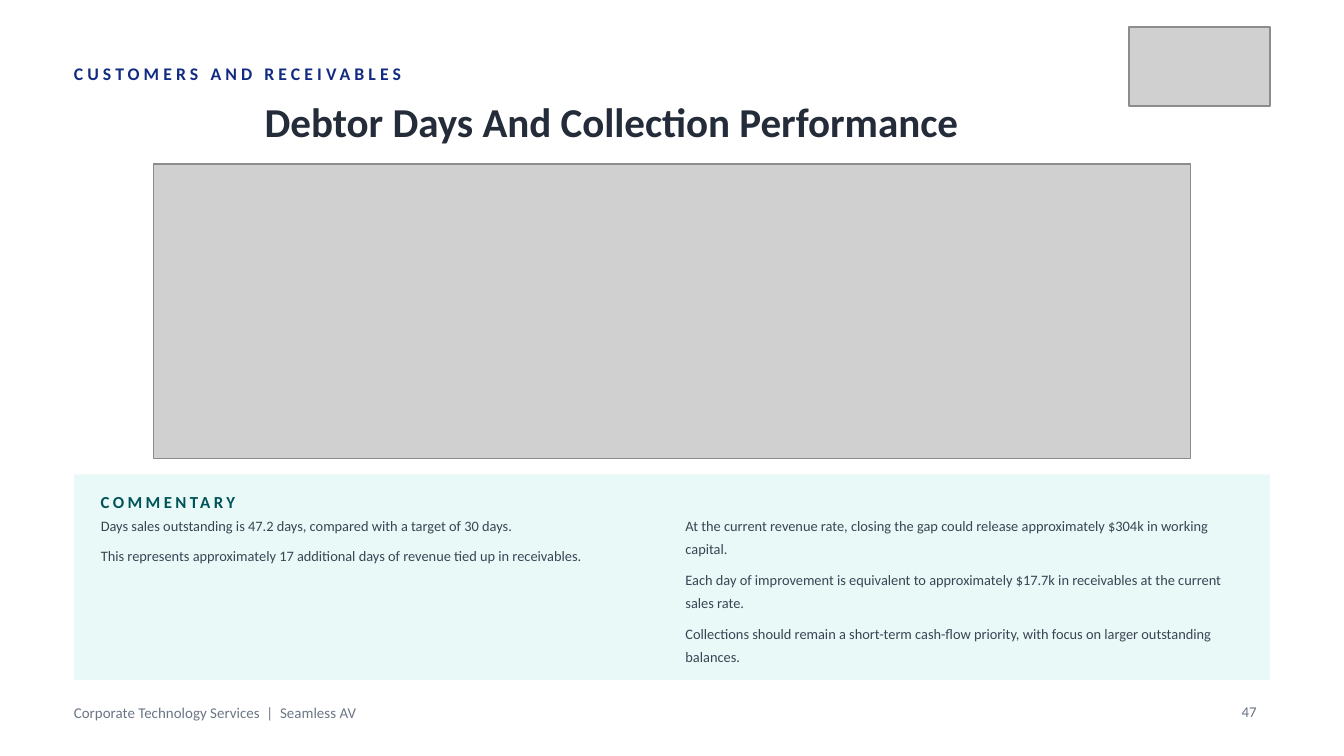
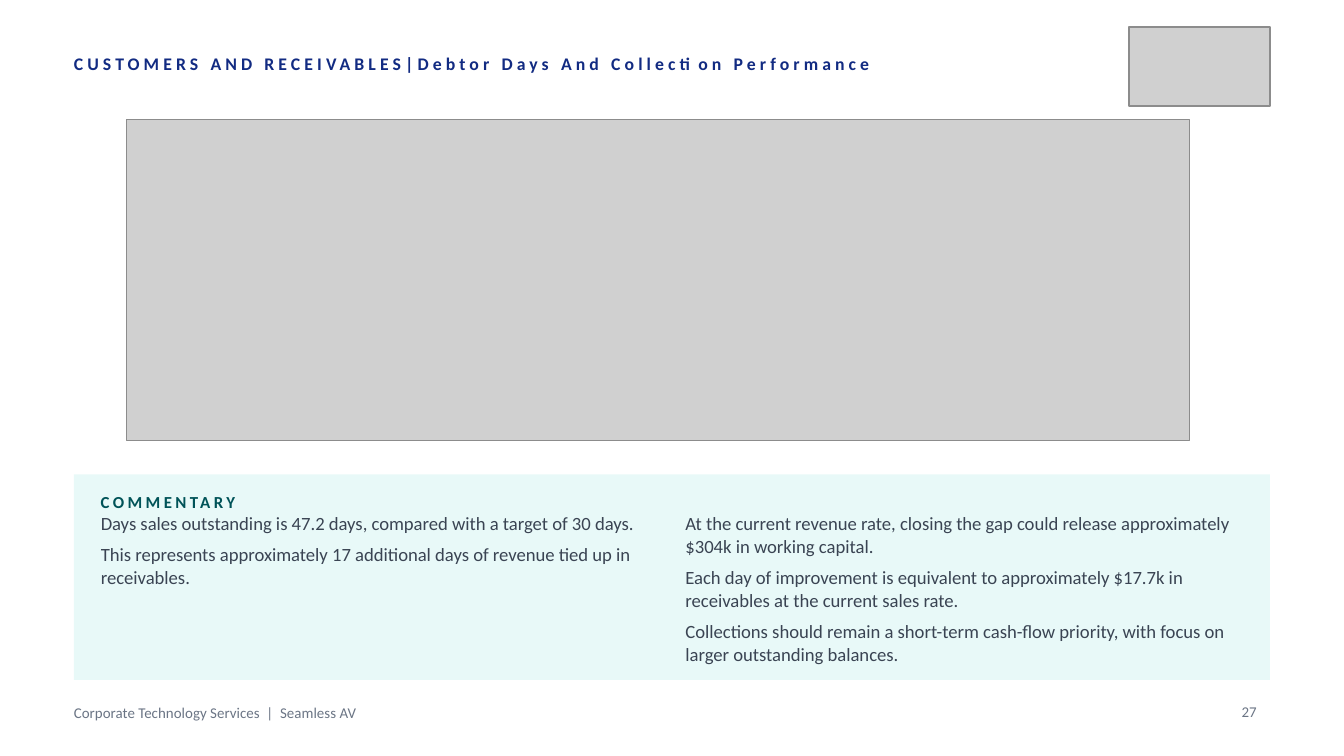
Before and after one commit to WesleyNelson-O33/Claude, a slide deck: slide 27 of deck/CTS Quarterly Business Review - Q1 FY2027.pptx (slide 47 before the commit). Drawn at 1344x756 pixels with LibreOffice and Linux fonts; fonts in the diff are those of the drawing; grey boxes stand for pictures. Boxes give left, top, right and bottom in pixels: in the first picture for what was removed or moved away, otherwise in the second. Text is boxed around its words. In the diff, an @@ line names an element or a change of style, - is before the commit and + after.

```diff
--- a/deck/CTS Quarterly Business Review - Q1 FY2027.pptx
+++ b/deck/CTS Quarterly Business Review - Q1 FY2027.pptx
@@ text at bbox=[211, 68, 253, 80]: text changed @@
-CUSTOMERS AND RECEIVABLES
+CUSTOMERS AND RECEIVABLES|Debtor Days And Collection Performance
@@ text removed at bbox=[265, 108, 958, 144] @@
-Debtor Days And Collection Performance
@@ picture: place and size @@
-picture at bbox=[153, 164, 1191, 458]
+picture at bbox=[126, 120, 1189, 441]
@@ text "Days sales outstanding is 47.2 ..." at bbox=[101, 517, 634, 584]: size 7.8 to 10 pt @@
@@ text "At the current revenue rate, ..." at bbox=[685, 517, 1229, 664]: size 7.8 to 10 pt @@
@@ page number at bbox=[1242, 707, 1257, 717]: text changed @@
-47
+27
```
Also in this commit, not shown: 23 other slides changed, 3 slides added, 26 slides removed, 8 other files.
